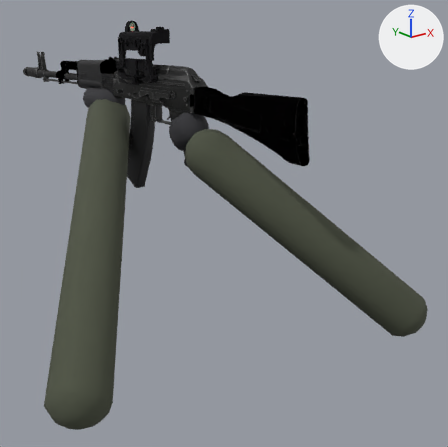
What one commit did to the glTF model physicsbox/assets/weapons/ak74_fp.glb.
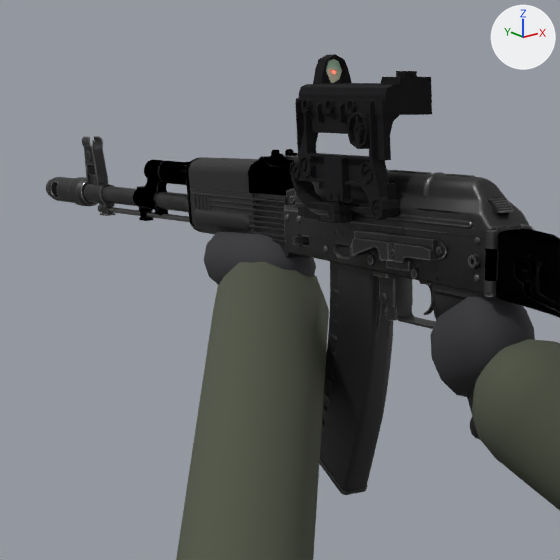
Each version appears first whole from a 50 mm camera at (-0.529, -0.656, -0.038) aimed at (0.188, 0.24, -0.396), and next in a close-up on the part from 1% to 49% of the width and 0% to 48% of the height. Every picture has the same lights, and +X, +Y and +Z are marked at upper right. The first two pictures are the older version. Vertices at exactly the same position are counted once.

Before the edit, the objects in view are built like this:
```python
me_kobra_sight_mat_1_0 = bpy.data.meshes.new('kobra sight_mat_1_0')
me_kobra_sight_mat_1_0.from_pydata(...)  # 951 vertices, 1872 faces; spans x 0.0862..0.1429, y 0.3342..0.4548, z -0.1381..-0.0219
# faces by material slot: [1836, 6, 30]
me_kobra_sight_mat_1_0.materials.append(mat_mat_1)  # black #111014
me_kobra_sight_mat_1_0.materials.append(mat_mat_3)  # red #e70000
me_kobra_sight_mat_1_0.materials.append(mat_mat_2)  # green #c0e7cc
me_sphere_001 = bpy.data.meshes.new('Sphere.001')
me_sphere_001.from_pydata(...)  # 86 vertices, 168 faces; spans x 0.1014..0.1586, y 0.2274..0.3126, z -0.2549..-0.1749
me_sphere_001.materials.append(mat_glove)  # dark grey #303035
me_sphere_002 = bpy.data.meshes.new('Sphere.002')
me_sphere_002.from_pydata(...)  # 86 vertices, 168 faces; spans x 0.088..0.365, y -0.125..0.255, z -0.545..-0.205
me_sphere_002.materials.append(mat_sleevecamo)  # greyish green #4d5242
ob_armr = bpy.data.objects.new('ArmR', me_sphere_002)
ob_armr.location = (0.0, 0.0, 0.0)
ob_handr = bpy.data.objects.new('HandR', me_sphere_001)
ob_handr.location = (0.0, 0.0, 0.0)
ob_kobra = bpy.data.objects.new('Kobra', me_kobra_sight_mat_1_0)
ob_kobra.location = (0.0, 0.0, 0.0)
# also in view: 'HandL' at (0.115, 0.561, -0.182); 'AK' at (0.122, 0.461, -0.186); 'Mag' at (0.121, 0.432, -0.254); 'ArmL' at (-0.068, 0.263, -0.349)
```
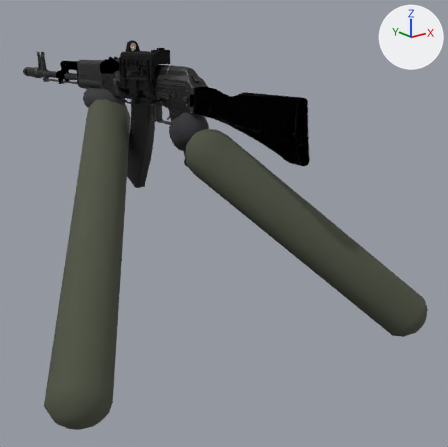
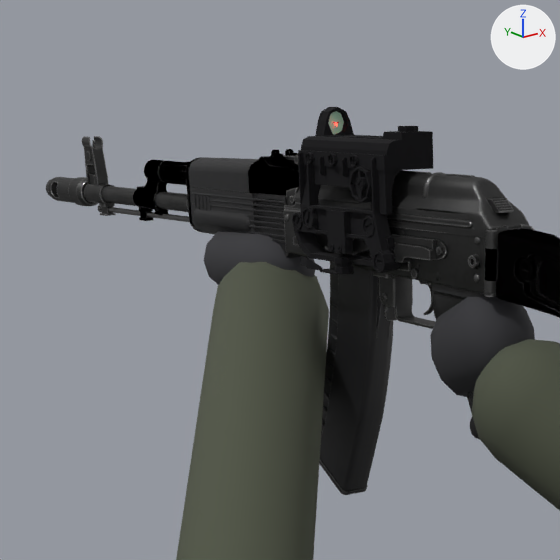
Location of each change, [x1, y1, x2, y2] in pixels of the close-ups (560 x 560 px):
```json
{"object": "Kobra", "change": "moved", "before": [290, 54, 432, 223], "after": [292, 107, 433, 275]}
```

The change, as JSON lines over the scene's bpy script:
```json
{"block": "me_kobra_sight_mat_1_0", "where": "# used by ob_kobra; location = (0.0, 0.0, 0.0)"}
{"op": "remove", "block": "me_kobra_sight_mat_1_0", "code": "me_kobra_sight_mat_1_0.from_pydata(...)  # 951 vertices, 1872 faces; spans x 0.0862..0.1429, y 0.3342..0.4548, z -0.1381..-0.0219"}
{"op": "add", "block": "me_kobra_sight_mat_1_0", "code": "me_kobra_sight_mat_1_0.from_pydata(...)  # 951 vertices, 1872 faces; spans x 0.0862..0.1429, y 0.3342..0.4548, z -0.175..-0.0588"}
{"block": "me_kobra_sight_mat_1_0", "change": "me_kobra_sight_mat_1_0 part 1: the whole mesh is moved by (0.0, 0.0, -0.0369)"}
```
